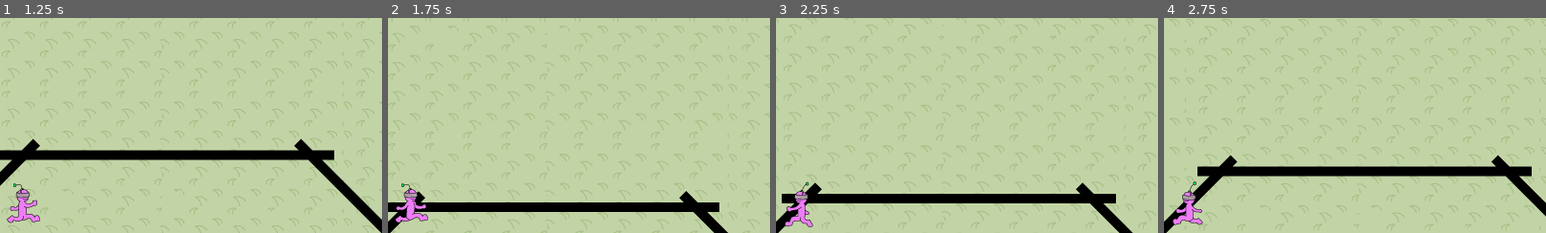
Above: before the commit, frames 1-4 (left to right).
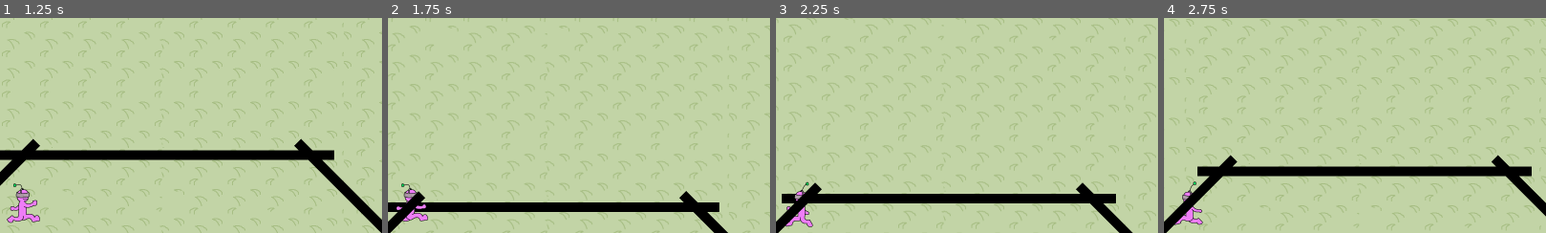
Above: after the commit, the same moments.

Repository: Avantir-Chaosfire/WetBlueberry_GMTK-Jam-2020
Game: Godot game, scene res://scene/world/World.tscn
The game is run twice, just before and just after one commit, with the same random seed, the same clock (stepped at 60 frames per second) and the same inputs.
Inputs:
- Up to frame 1 (1.25 s): tap Enter at 0.5 s; hold W (move_up) from 0.53 s (still down)
- Up to frame 2 (1.75 s): keep holding W (move_up)
- Up to frame 3 (2.25 s): release W (move_up) at 2.03 s; hold A (move_left) from 2.03 s (still down)
- Up to frame 4 (2.75 s): keep holding A (move_left)
The pictures show only the part of the screen within x 47-97%, y 3-53%; the shares and areas given below are measured in that part.

Frame 1 is identical in both runs. In frame 2, 0.3% of the frame differs, in the area x 2-8%, y 81-96%; in frame 3, 0.2%; in frame 4, 0.2%.

Commit message:
Draws entities on screen in order of camera depth

Diff:
--- /dev/null
+++ b/scene/level/1/Level1.gd
@@ -0,0 +1,11 @@
+extends Node2D
+
+onready var entities = get_node("Entities")
+onready var walls = get_node("Walls")
+
+func GetEntitiesToRender():
+	var entitiesToRender = entities.get_children()
+	var bodiesToRender = []
+	for entity in entitiesToRender:
+		bodiesToRender.append(entity.get_node("Body"))
+	return bodiesToRender + walls.get_children()
--- a/scene/level/1/Level1.tscn
+++ b/scene/level/1/Level1.tscn
@@ -1,13 +1,13 @@
-[gd_scene load_steps=5 format=2]
+[gd_scene load_steps=6 format=2]
 
 [ext_resource path="res://scene/object/wall/Wall.tscn" type="PackedScene" id=1]
 [ext_resource path="res://scene/object/player/Player.tscn" type="PackedScene" id=2]
 [ext_resource path="res://scene/object/enemy/Enemy.tscn" type="PackedScene" id=3]
 [ext_resource path="res://sprite/background.png" type="Texture" id=4]
+[ext_resource path="res://scene/level/1/Level1.gd" type="Script" id=5]
 
 [node name="Level1" type="Node2D"]
-
-[node name="Player" parent="." instance=ExtResource( 2 )]
+script = ExtResource( 5 )
 
 [node name="Sprite" type="Sprite" parent="."]
 z_index = -10
@@ -17,6 +17,8 @@
 region_rect = Rect2( 0, 0, 10000, 10000 )
 
 [node name="Entities" type="Node2D" parent="."]
+
+[node name="Player" parent="Entities" instance=ExtResource( 2 )]
 
 [node name="Enemy1" parent="Entities" instance=ExtResource( 3 )]
 position = Vector2( 641.413, -90.9912 )
--- a/scene/object/enemy/Body.gd
+++ b/scene/object/enemy/Body.gd
@@ -1,6 +1,6 @@
 extends KinematicBody2D
 
-onready var player = get_node("../../../Player/Body")
+onready var player = get_node("../../Player/Body")
 
 const MovementSpeed = 120
 const DetectionRange = 500
@@ -11,6 +11,8 @@
 	if targetVector.length() < DetectionRange:
 		move_and_slide(targetVector.normalized() * MovementSpeed)
 
-
 func _on_DamageArea_body_entered(body):
 	player.Damage()
+
+func getGlobalPosition():
+	return to_global(Vector2())
--- /dev/null
+++ b/scene/object/wall/Wall.gd
@@ -0,0 +1,4 @@
+extends StaticBody2D
+
+func getGlobalPosition():
+	return to_global(Vector2())
--- a/scene/object/wall/Wall.tscn
+++ b/scene/object/wall/Wall.tscn
@@ -1,10 +1,12 @@
-[gd_scene load_steps=3 format=2]
+[gd_scene load_steps=4 format=2]
 
 [ext_resource path="res://sprite/wall.png" type="Texture" id=1]
+[ext_resource path="res://scene/object/wall/Wall.gd" type="Script" id=2]
 
 [sub_resource type="RectangleShape2D" id=1]
 
 [node name="Wall" type="StaticBody2D"]
+script = ExtResource( 2 )
 
 [node name="Hitbox" type="CollisionShape2D" parent="."]
 shape = SubResource( 1 )
--- a/scene/world/World.gd
+++ b/scene/world/World.gd
@@ -16,6 +16,7 @@
 var victorious = false
 var gameComplete = false
 var inGame = false
+var entitiesToRender = []
 
 func startGame():
 	inGame = true
@@ -26,11 +27,13 @@
 	startGame()
 
 func _physics_process(_delta):
-	if inGame and not gameComplete:
-		if not victorious:
+	if inGame:
+		if not gameComplete and not victorious:
 			var satisfiesVictoryCondition = false
 			if satisfiesVictoryCondition:
 				victory()
+		var entitiesToRender = currentLevel.GetEntitiesToRender()
+		renderSortEntities(entitiesToRender)
 
 func victory():
 	victorious = true
@@ -72,5 +75,13 @@
 	gameComplete = true
 	#gui.add_child(finalVictoryMenuClass.instance())
 
-func getCharacter():
-	return currentLevel.get_node("Character")
+func renderSortEntities(entities):
+	entities.sort_custom(self, "depthComparison")
+	var z = 0
+	for entity in entities:
+		entity.z_index = z
+		entity.z_as_relative = false
+		z += 1
+
+func depthComparison(a, b):
+	return a.getGlobalPosition().y < b.getGlobalPosition().y
